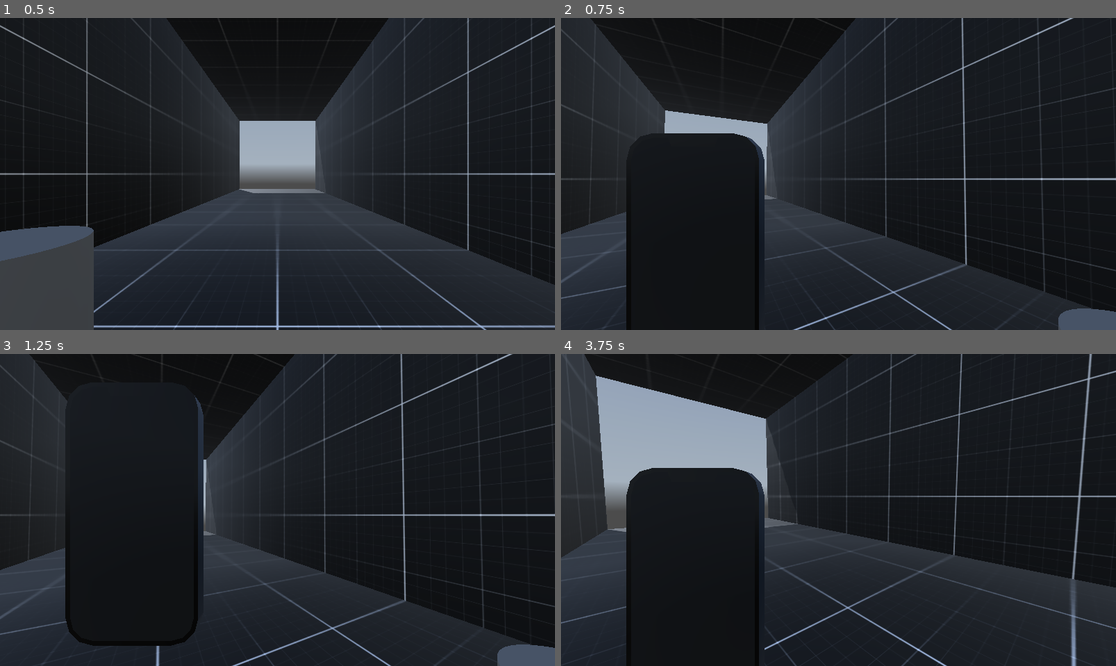
Above: before the commit, frames 1-4 (two rows, left to right).
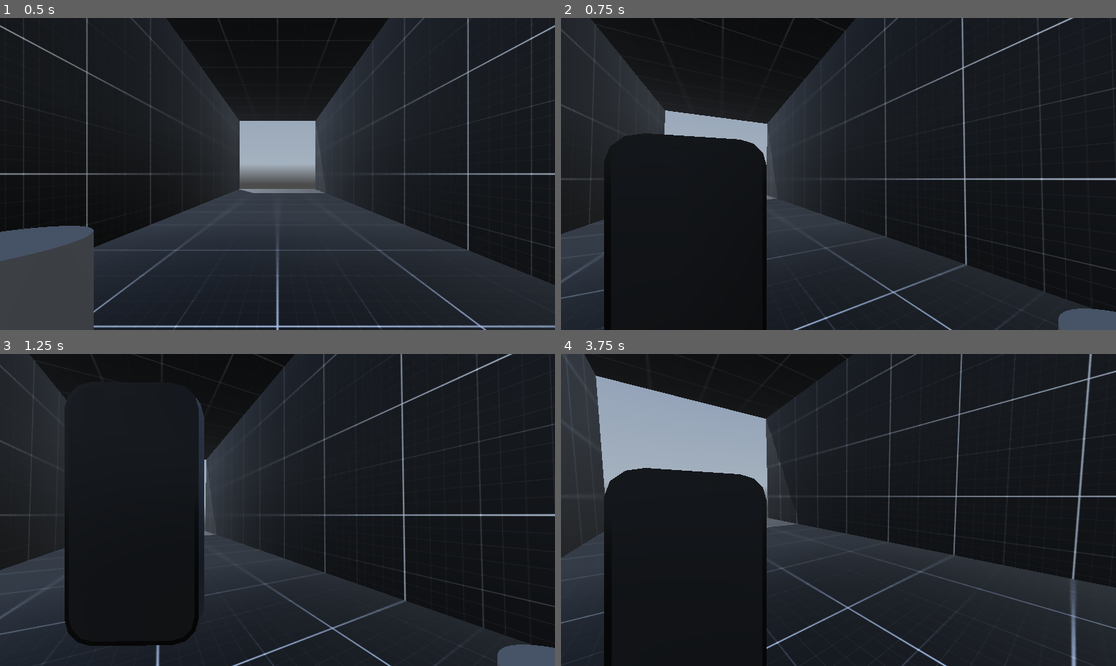
Above: after the commit, the same moments.

Repository: LucasMc17/One-Man-s-Trash
Game: Godot game, scene res://levels/root.tscn
Two runs of this game, one before a commit and one after it. Both use one fixed random seed, a clock stepped at 60 frames per second and the inputs below. A sky picture missing from this copy of the repository is replaced by a grey-blue gradient.
Inputs (mouse positions are in pixels of both pictures, inside the frame that each line leads up to):
- Up to frame 1 (0.5 s): no input
- Up to frame 2 (0.75 s): tap Enter at 0.5 s; move the mouse to (866, 174) at 0.52 s; hold W (move_forward) from 0.53 s (still down); hold Tab (phone) from 0.53 s (still down)
- Up to frame 3 (1.25 s): keep holding W (move_forward); keep holding Tab (phone)
- Up to frame 4 (3.75 s): keep holding W (move_forward); move the mouse to (810, 510) at 1.27 s; release Tab (phone) at 1.28 s; tap Tab (phone) at 1.35, 2.85 s; move the mouse to (849, 503) at 2.02 s; hold Tab (phone) 2.03-2.78 s; move the mouse to (832, 516) at 2.77 s; move the mouse to (877, 513) at 3.52 s; hold Tab (phone) from 3.53 s (still down)

Frame 1 is identical in both runs. In frame 2, 2.2% of the frame differs, in the area x 7-38%, y 36-100%; in frame 3, 0.2%; in frame 4, 2.8%.

Commit message:
phone twists as it comes up

Diff:
--- a/scenes/player/phone/player_phone.gd
+++ b/scenes/player/phone/player_phone.gd
@@ -2,18 +2,26 @@
 
 # EXPORTS
 @export_group("Phone State")
-@export var y_position := -0.183
+@export var y_position := -0.19
+@export var y_rotation := 90.0:
+	# set(val):
+	# 	y_rotation = deg_to_rad(val)
+	get():
+		return deg_to_rad(y_rotation)
 @export var active := false
 
 # FUNCS
 func activate():
 	active = true
 	y_position = 0.0
+	y_rotation = 0.0
 
 func deactivate():
 	active = false
-	y_position = -0.183
+	y_position = -0.19
+	y_rotation = 90.0
 
 # BUILT INS
 func _process(_delta):
 	position.y = lerp(position.y, y_position, 0.1)
+	rotation.y = lerp(rotation.y, y_rotation, 0.1)
--- a/scenes/player/player.tscn
+++ b/scenes/player/player.tscn
@@ -59,7 +59,7 @@
 
 [node name="Phone" parent="CameraController/Camera3D/ItemRig" instance=ExtResource("2_lvxji")]
 unique_name_in_owner = true
-transform = Transform3D(1, 0, 0, 0, 1, 0, 0, 0, 1, -0.083, -0.183, -0.12)
+transform = Transform3D(-4.37114e-08, 0, 1, 0, 1, 0, -1, 0, -4.37114e-08, -0.083, -0.19, -0.12)
 
 [node name="Interactor" type="RayCast3D" parent="CameraController/Camera3D"]
 unique_name_in_owner = true
